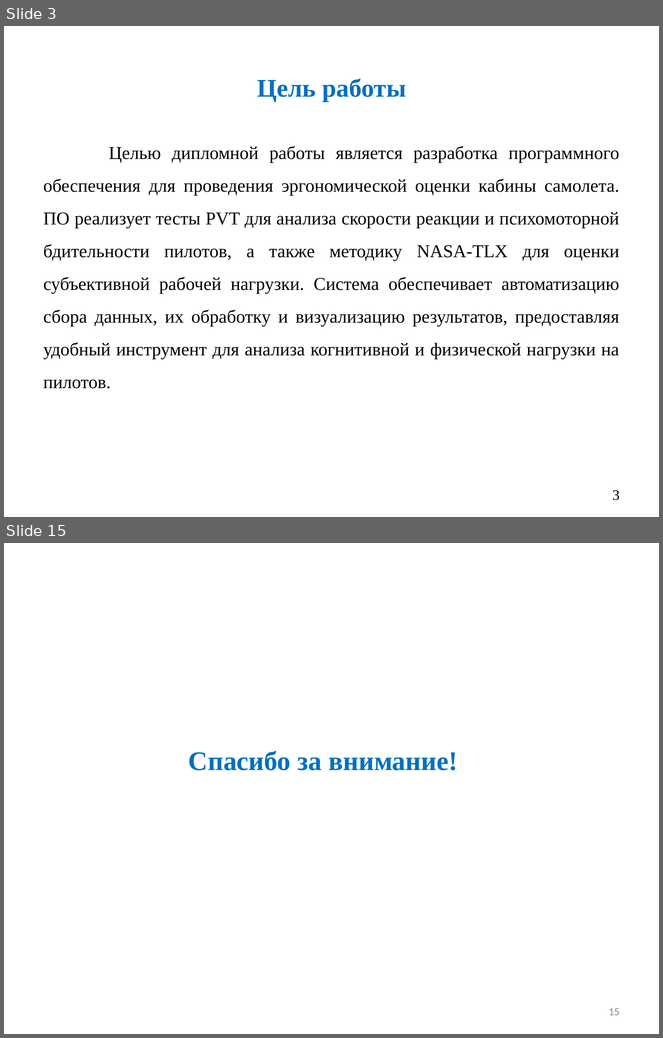
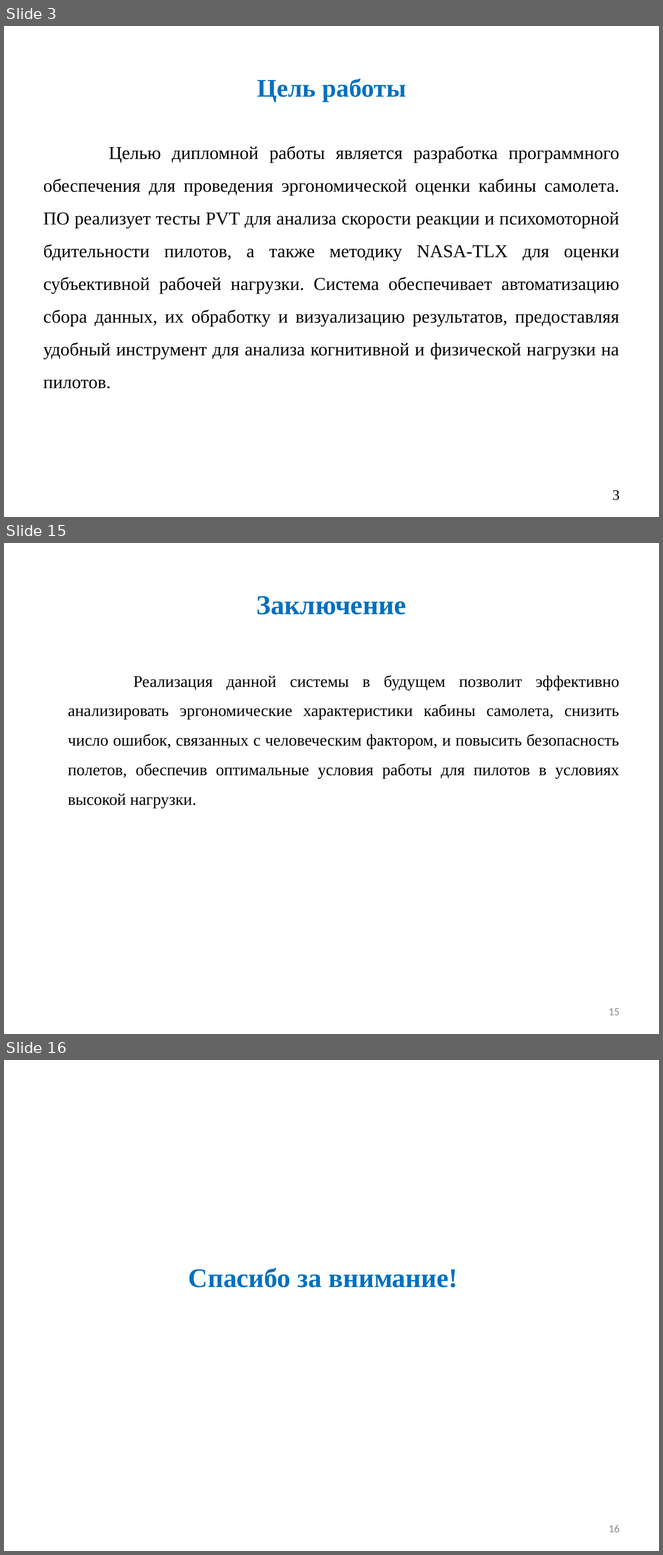
Before and after one commit to Ch1kez/PVT_NASA-TLX, a slide deck: Диплом/Презентация/презентация Курнаев.pptx. Shown one above the other, each under a label of ours: slides 3 and 15 before the commit, slides 3, 15 and 16 after it; the slides between them are not shown. The pictures are 663x1038 and 663x1555 pixels, drawn with LibreOffice and Linux fonts; fonts in the diff are those of the drawing. Boxes give left, top, right and bottom in pixels: in the first picture for what was removed or moved away, otherwise in the second. Text is boxed around its words. In the diff, an @@ line names an element or a change of style, - is before the commit and + after.

```diff
--- a/Диплом/Презентация/презентация Курнаев.pptx
+++ b/Диплом/Презентация/презентация Курнаев.pptx
@@ slide 15 added at [4, 543, 659, 1034], background #FFFFFF @@
@@ title added at [257, 596, 406, 615], 30 pt, text #0070C0, bold @@
+Заключение
@@ text added at [68, 675, 620, 808], 18 pt, text #000000 @@
+Реализация данной системы в будущем позволит эффективно анализировать эргономические характеристики кабины самолета, снизить число ошибок, связанных с человеческим фактором, и повысить безопасность полетов, обеспечив оптимальные условия работы для пилотов в условиях высокой нагрузки.
@@ page number added at [609, 1008, 620, 1016], 12 pt, text #8C8C8C @@
+15
@@ what was slide 15 is now slide 16 @@
@@ page number at [609, 1525, 620, 1533]: text changed @@
-15
+16
```
Also in this commit, not shown: 5 slides changed, 7 other slides added, 9 slides removed, 1 other file.
